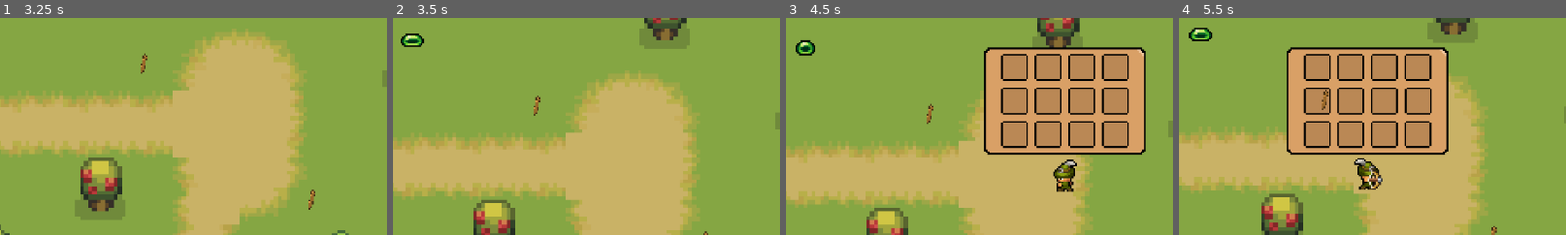
Above: before the commit, frames 1-4 (left to right).
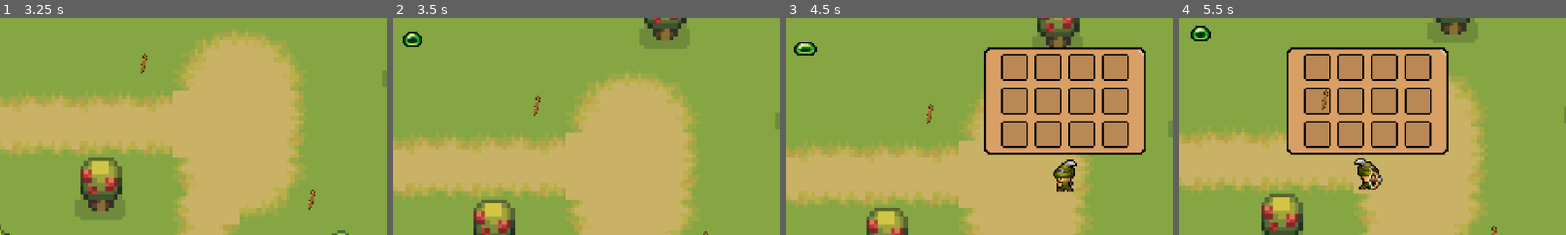
Above: after the commit, the same moments.

Repository: fcc-cs/a7-2d-survival-game-mohsinn1
Game: Godot game, scene res://scenes/world.tscn
Two runs of this game, one before a commit and one after it. Both use one fixed random seed, a clock stepped at 60 frames per second and the inputs below. The engine's default icon, where the game draws it, is replaced by a stand-in: a white triangle on a blue panel in a dark square.
Inputs (mouse positions are % of the whole screen's width and height, from its top left):
- Up to frame 1 (3.25 s): move the mouse to (72, 45) at 0.52 s; hold D (right) 0.53-1.28 s; tap E (equip) at 0.6, 2.85 s; tap Enter at 1.25 s; move the mouse to (30, 55) at 1.27 s; hold S (down) 1.28-2.03 s; click (30, 55) at 1.35 s; move the mouse to (60, 28) at 2.02 s; hold D (right) 2.03-2.78 s; tap P (pickup) at 2.1 s; move the mouse to (45, 70) at 2.77 s; hold W (up) from 2.78 s (still down)
- Up to frame 2 (3.5 s): keep holding W (up)
- Up to frame 3 (4.5 s): move the mouse to (80, 65) at 3.52 s; release W (up) at 3.53 s; hold A (left) from 3.53 s (still down); click (80, 65) at 3.6 s; tap I (inventory) at 4.15 s; move the mouse to (20, 35) at 4.27 s; tap P (pickup) at 4.35 s
- Up to frame 4 (5.5 s): move the mouse to (55, 50) at 5.02 s; release A (left) at 5.03 s; hold S (down) from 5.03 s (still down); tap E (equip) at 5.1 s
The pictures show only the part of the screen within x 26-76%, y 13-63%; the shares and areas given below are measured in that part.

Frame 1 is identical in both runs. In frame 2, 0.2% of the frame differs, in the area x 2-9%, y 6-14%; in frame 3, 0.2%, in the area x 2-9%, y 10-18%; in frame 4, 0.2%.

Commit message:
Video # 8 Completed

Diff:
--- /dev/null
+++ b/inventory/items/slime.tres
@@ -0,0 +1,10 @@
+[gd_resource type="Resource" script_class="InvItem" load_steps=3 format=3 uid="uid://bhpngbiwtxlx6"]
+
+[ext_resource type="Script" uid="uid://ddww0cvupi5jg" path="res://inventory/inventory_item.gd" id="1_j5nwi"]
+[ext_resource type="Texture2D" uid="uid://c58no4ufendeh" path="res://art/character/slime-icon.png" id="2_fdg8p"]
+
+[resource]
+script = ExtResource("1_j5nwi")
+name = "slime"
+texture = ExtResource("2_fdg8p")
+metadata/_custom_type_script = "uid://ddww0cvupi5jg"
--- a/scenes/slime.tscn
+++ b/scenes/slime.tscn
@@ -1,7 +1,9 @@
-[gd_scene load_steps=24 format=3 uid="uid://b65eomji2uwib"]
+[gd_scene load_steps=27 format=3 uid="uid://b65eomji2uwib"]
 
 [ext_resource type="Texture2D" uid="uid://b5wgxxs0wm6na" path="res://art/character/survivalgame-enemy-slime.png" id="1_371uh"]
 [ext_resource type="Script" uid="uid://c8piqfyss8cc4" path="res://scripts/slime.gd" id="1_p2gj0"]
+[ext_resource type="Resource" uid="uid://bhpngbiwtxlx6" path="res://inventory/items/slime.tres" id="2_pjw23"]
+[ext_resource type="PackedScene" uid="uid://cen45quxln25w" path="res://scenes/slime_collectable.tscn" id="3_n6pvg"]
 
 [sub_resource type="AtlasTexture" id="AtlasTexture_p2gj0"]
 atlas = ExtResource("1_371uh")
@@ -149,13 +151,17 @@
 [sub_resource type="CircleShape2D" id="CircleShape2D_24adn"]
 radius = 53.0094
 
+[sub_resource type="CircleShape2D" id="CircleShape2D_2npkn"]
+radius = 768.146
+
 [node name="slime" type="CharacterBody2D"]
 script = ExtResource("1_p2gj0")
+itemRes = ExtResource("2_pjw23")
 
 [node name="AnimatedSprite2D" type="AnimatedSprite2D" parent="."]
 sprite_frames = SubResource("SpriteFrames_2v7ff")
 animation = &"idle"
-frame_progress = 0.343025
+frame_progress = 0.71976
 
 [node name="CollisionShape2D" type="CollisionShape2D" parent="."]
 position = Vector2(1, 0)
@@ -172,6 +178,16 @@
 [node name="CollisionShape2D" type="CollisionShape2D" parent="detection_area"]
 shape = SubResource("CircleShape2D_24adn")
 
+[node name="slime_collectable" parent="." instance=ExtResource("3_n6pvg")]
+visible = false
+
+[node name="collectArea" type="Area2D" parent="."]
+
+[node name="CollisionShape2D" type="CollisionShape2D" parent="collectArea"]
+shape = SubResource("CircleShape2D_2npkn")
+disabled = true
+
 [connection signal="area_entered" from="hitbox" to="." method="_on_hitbox_area_entered"]
 [connection signal="body_entered" from="detection_area" to="." method="_on_detection_area_body_entered"]
 [connection signal="body_exited" from="detection_area" to="." method="_on_detection_area_body_exited"]
+[connection signal="body_entered" from="collectArea" to="." method="_on_collect_area_body_entered"]
--- /dev/null
+++ b/scenes/slime_collectable.tscn
@@ -0,0 +1,9 @@
+[gd_scene load_steps=2 format=3 uid="uid://cen45quxln25w"]
+
+[ext_resource type="Texture2D" uid="uid://c58no4ufendeh" path="res://art/character/slime-icon.png" id="1_og2ay"]
+
+[node name="slime_collectable" type="StaticBody2D"]
+
+[node name="Sprite2D" type="Sprite2D" parent="."]
+scale = Vector2(0.5, 0.5)
+texture = ExtResource("1_og2ay")
--- a/scenes/world.tscn
+++ b/scenes/world.tscn
@@ -315,3 +315,6 @@
 
 [node name="slime" parent="." instance=ExtResource("8_4mrxx")]
 position = Vector2(-92, -15)
+
+[node name="slime2" parent="." instance=ExtResource("8_4mrxx")]
+position = Vector2(84, -200)
--- a/scripts/slime.gd
+++ b/scripts/slime.gd
@@ -7,6 +7,8 @@
 var dead = false
 var player_in_area = false
 var player
+@onready var slime = $slime_collectable
+@export var itemRes: InvItem
 
 func _ready() -> void:
 	dead = false
@@ -47,4 +49,24 @@
 	dead = true
 	$AnimatedSprite2D.play("death")
 	await get_tree().create_timer(1).timeout
+	dropSlime()
+	$AnimatedSprite2D.visible = false
+	$hitbox/CollisionShape2D.disabled = true
+	$detection_area/CollisionShape2D.disabled = true
+
+func dropSlime():
+	slime.visible = true
+	$collectArea/CollisionShape2D.disabled = false
+	slimeCollect()
+
+func slimeCollect():
+	await get_tree().create_timer(1.5).timeout
+	slime.visible = false
+	player.collect(itemRes)
 	queue_free()
+
+
+
+func _on_collect_area_body_entered(body: Node2D) -> void:
+	if body.has_method("Player"):
+		player = body
Binary file added: art/character/slime-icon.png
Not shown, added: art/character/slime-icon.png.import
